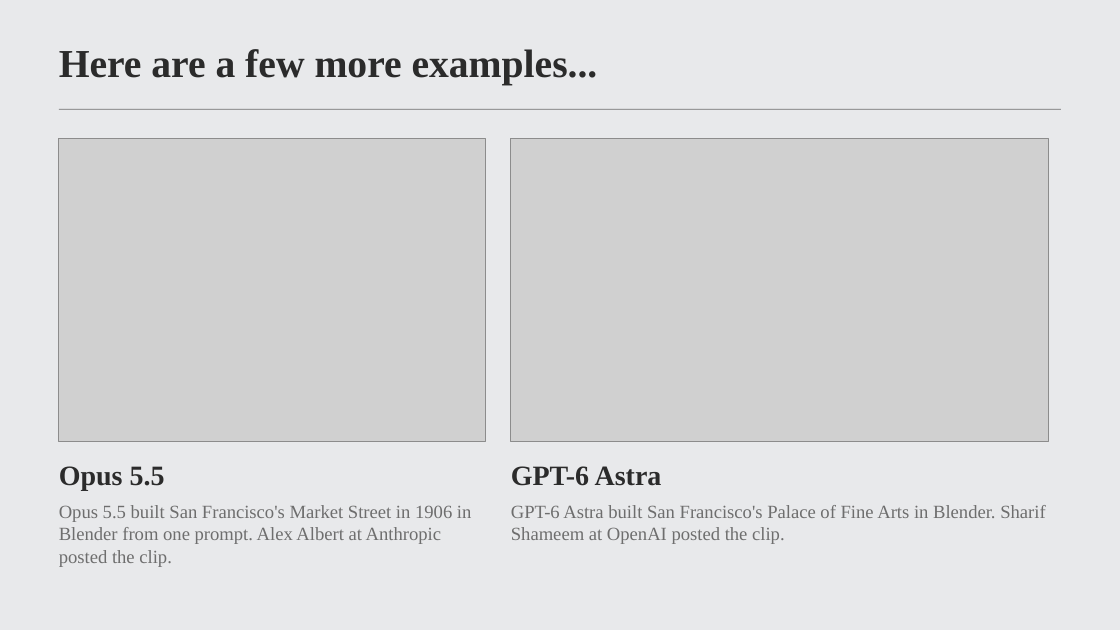
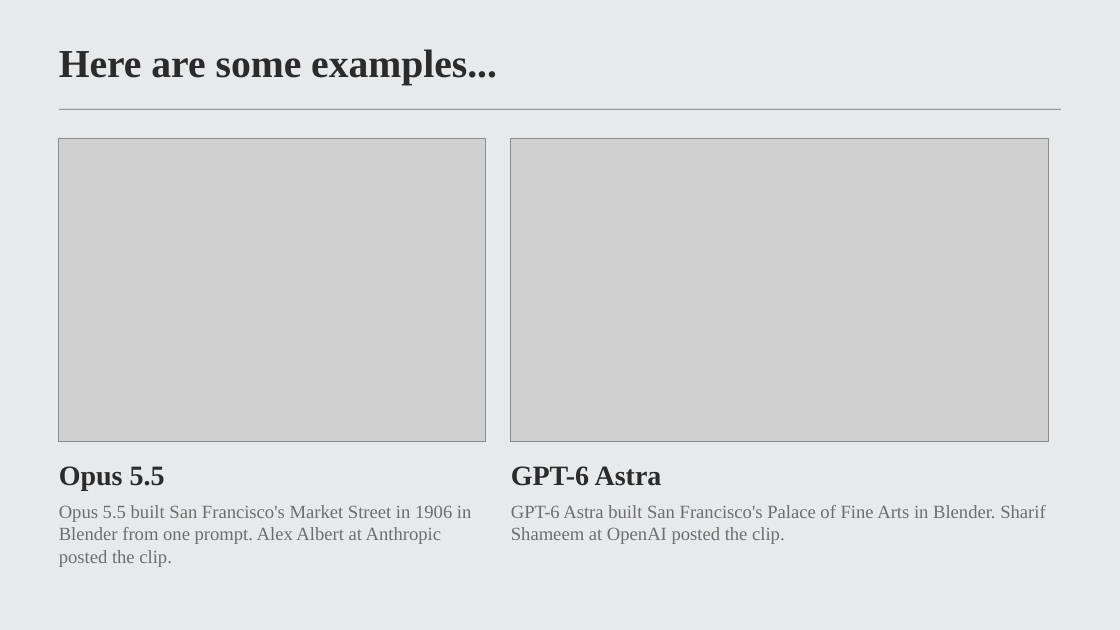
Before and after one commit to MrNaakka/bidy2, a slide deck: slide 3 of docs/framehunt-pitch-short.pptx. Drawn at 1120x630 pixels with LibreOffice and Linux fonts; fonts in the diff are those of the drawing; grey boxes stand for pictures; background and template pictures are left out. Boxes give left, top, right and bottom in pixels: in the first picture for what was removed or moved away, otherwise in the second. Text is boxed around its words. In the diff, an @@ line names an element or a change of style, - is before the commit and + after.

```diff
--- a/docs/framehunt-pitch-short.pptx
+++ b/docs/framehunt-pitch-short.pptx
@@ title at <box>59,49,497,85</box>: text changed @@
-Here are a few more examples...
+Here are some examples...
```
Also in this commit, not shown: 3 other slides changed, 3 slides added.
